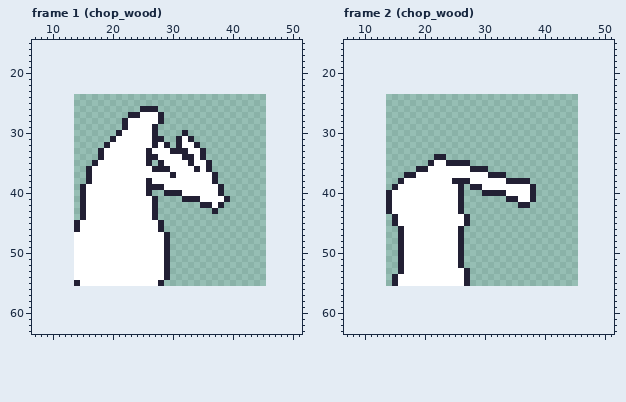
Pixel-art file -- art/things.ase. Above is the file before it was changed.
32x32 pixels, 17 frames. Shown: frame 1 (chop_wood): x 7..51, y 15..63; frame 2 (chop_wood): x 7..51, y 15..63. The old version is drawn lined up with the new one, on the new canvas. The commit also changed other frames, which this record leaves out.
Now the later version:
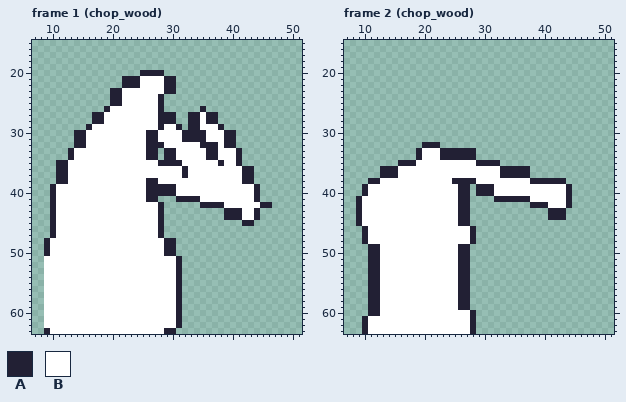
Palette (. is transparent): A #222034  B #ffffff
From old to new:
canvas 32x32 -> 64x64, the old top-left corner now at 14,24
Changed rows in their new state; - is an unchanged pixel.
Frame 1 (chop_wood):
first column x 9:
20 ----------------AAAA------------------
21 -------------AAABBBBAA----------------
22 -------------AAABBBBAA----------------
23 -----------AABBBBBBBAA----------------
24 -----------AABBBBBBA------------------
25 -----------AABBBBBBA------------------
26 ----------ABBBBBBBBA------A-----------
27 --------AABBBBBB----AA--AABAA---------
28 --------AABBBB------AA--AABAA---------
29 -------ABBBBBB----BABBA-AABBBA--------
30 -----AABBBBBB----A-BBBB-AAABBBAA------
31 -----AABBBBB-----A-BBBBA-AABBBAA------
32 -----AABBBB------A-ABBB--BAAABAA------
33 ----ABBBBB--------A.A-BB--BAABBBA-----
34 ----ABBBBB---------.AA-BB-BAABBBA-----
35 --AABBBBB--------BB-AAA-B--BBABBA-----
36 --AABBBB----------BBB--A-B-BBBBBBAA---
37 --AABBBB-------------B-A----BBBBBAA---
38 --AABBBB----------A---------BBBBBAA---
39 -ABBBBB-------------AA-------BBBBBBA--
40 -ABBBBB-----------AA--B------BBBBBBA--
41 -ABBBBB----------A----A-------BBBBBA--
42 -ABBBBB-----------BA--------A-BBBBBBAA
43 -ABBBBB-----------BA--------.-AAABBA--
44 -ABBBBB-----------BA----------AAABBA--
45 -ABBBB---------------------------AA---
46 -ABBBB--------------------------------
47 -ABBB--------------A.-----------------
48 ABBBB----------------A----------------
49 ABBBB----------------A----------------
50 ABBBB----------------A----------------
51 BBBBB---------------BBA---------------
52 BBBBB---------------BBA---------------
53 BBBBB---------------BBA---------------
54 BBBBB---------------BBA---------------
55 BBBBBB-------------BBBA---------------
56 BBBBBBBBBBBBBBBBBBBBBBA---------------
57 BBBBBBBBBBBBBBBBBBBBBBA---------------
58 BBBBBBBBBBBBBBBBBBBBBBA---------------
59 BBBBBBBBBBBBBBBBBBBBBBA---------------
60 BBBBBBBBBBBBBBBBBBBBBBA---------------
61 BBBBBBBBBBBBBBBBBBBBBBA---------------
62 BBBBBBBBBBBBBBBBBBBBBBA---------------
63 ABBBBBBBBBBBBBBBBBBBAA----------------
Frame 2 (chop_wood):
first column x 9:
32 -----------AAA----------------------
33 ----------ABBBAAAAAA----------------
34 ----------ABBB-AAAAA----------------
35 -------AAABBB--BBBBBAAAA------------
36 ----AAABBBBB-------BBBBBAAAAA-------
37 ----AAABBB------------BB-AAAA-------
38 --AABBBB-----------A-----BBBBAAAAAA-
39 -ABBBBB-----------A.-AA------BBBBBBA
40 -ABBBB------------A-A--BB----BBBBBBA
41 ABBBBB------------A----AA--AABBBBBBA
42 ABBBBB------------A--------..AAABBBA
43 ABBBBB------------A-------------AAA-
44 ABBBBBB----------A--------------AAA-
45 ABBBBBB----------A------------------
46 -ABBBBBB---------BBA----------------
47 -ABBBBBB---------BBA----------------
48 -ABBBBBB---------BBA----------------
49 --AABBBB----------A-----------------
50 --AABBBB----------A-----------------
51 --AABBBB----------A-----------------
52 --AABBBB----------A-----------------
53 --AABBBB---------A------------------
54 --AABBB----------A------------------
55 --AABBB----------A------------------
56 --AABBBBBBBBBBBBBAA-----------------
57 --AABBBBBBBBBBBBBAA-----------------
58 --AABBBBBBBBBBBBBAA-----------------
59 --AABBBBBBBBBBBBBAA-----------------
60 --AABBBBBBBBBBBBBBBA----------------
61 -ABBBBBBBBBBBBBBBBBA----------------
62 -ABBBBBBBBBBBBBBBBBA----------------
63 -ABBBBBBBBBBBBBBBBBA----------------
Boxes around the changes in both pictures, in picture pixels (x1, y1, x2, y2):
changed: (44, 70, 272, 334)
changed: (356, 142, 572, 334)
